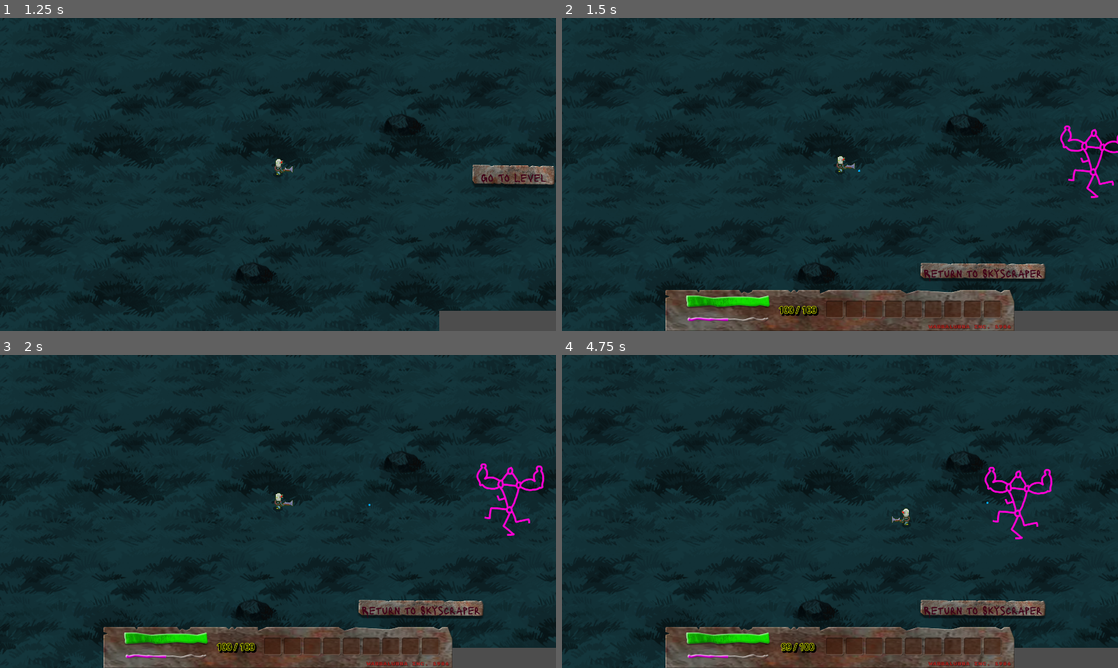
Above: before the commit, frames 1-4 (two rows, left to right).
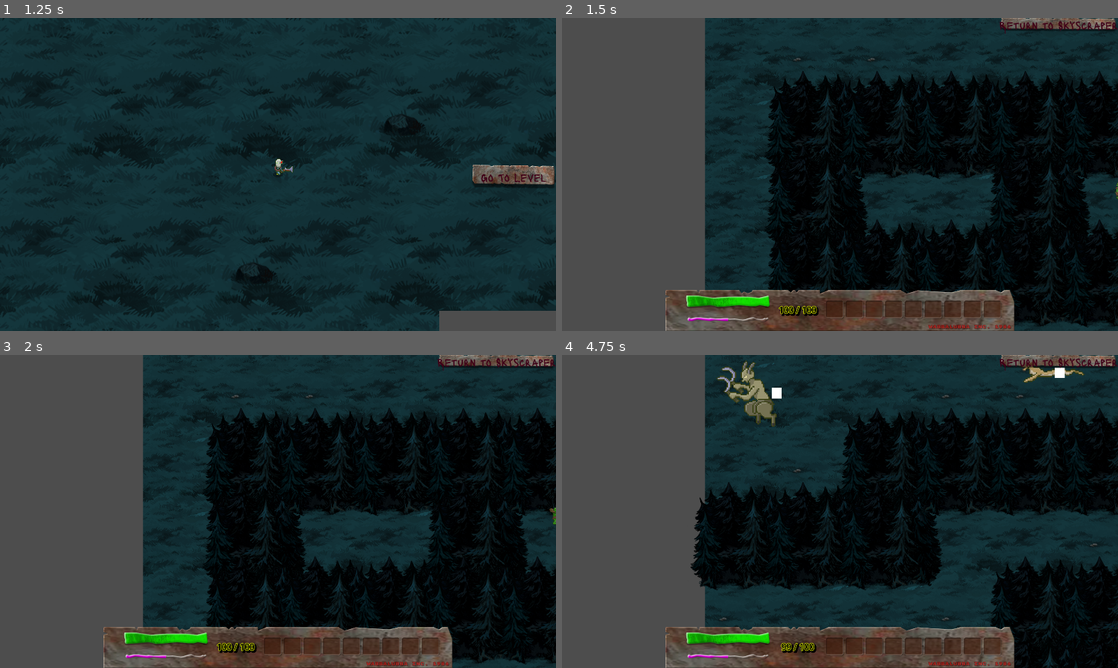
Above: after the commit, the same moments.

Repository: 100-Devs-1-Game/WildJamProject
Game: Godot game, scene res://main.tscn
The game is run twice, just before and just after one commit, with the same random seed, the same clock (stepped at 60 frames per second) and the same inputs.
Inputs (mouse positions are in pixels of both pictures, inside the frame that each line leads up to):
- Up to frame 1 (1.25 s): click "PLAY" at 0.5 s
- Up to frame 2 (1.5 s): click "Go To Level" at 1.25 s
- Up to frame 3 (2 s): no input
- Up to frame 4 (4.75 s): click "Return to Skyscraper" at 2 s; click "Go To Level" at 2.75 s; tap Enter at 3.5 s; move the mouse to (962, 495) at 3.52 s; hold D (movement_right) 3.53-4.28 s; hold Space (interact) 3.53-4.28 s; move the mouse to (728, 527) at 4.27 s; hold S (movement_down) from 4.28 s (still down); tap Shift (movement_sprint) at 4.35 s

Frame 1 is identical in both runs. In frame 2, 59% of the frame differs, in the area x 0-100%, y 0-100%; in frame 3, 59%; in frame 4, 57%.

Commit message:
Make level scene part of the "rotation"

Diff:
--- a/project/autoloads/scene_manager.tscn
+++ b/project/autoloads/scene_manager.tscn
@@ -4,11 +4,11 @@
 [ext_resource type="PackedScene" uid="uid://4roanyas8j71" path="res://modules/menus/main_menu.tscn" id="2_theb1"]
 [ext_resource type="PackedScene" uid="uid://dkoc5mebfrp4f" path="res://scenes/tower_hub.tscn" id="3_cqtie"]
 [ext_resource type="PackedScene" uid="uid://b5pa0fut3q2ha" path="res://modules/menus/credits.tscn" id="3_mgtr3"]
-[ext_resource type="PackedScene" uid="uid://c1st86pxs1fwe" path="res://scenes/game.tscn" id="4_mgtr3"]
+[ext_resource type="PackedScene" uid="uid://cs7lmwh0o3s0u" path="res://modules/level/level.tscn" id="5_cqtie"]
 
 [node name="SceneManager" type="Node"]
 script = ExtResource("1_bjvek")
 main_menu_scene = ExtResource("2_theb1")
 credits_scene = ExtResource("3_mgtr3")
 hub_scene = ExtResource("3_cqtie")
-game_scene = ExtResource("4_mgtr3")
+game_scene = ExtResource("5_cqtie")
--- a/project/modules/level/level.tscn
+++ b/project/modules/level/level.tscn
@@ -1,7 +1,8 @@
-[gd_scene load_steps=8 format=3 uid="uid://cs7lmwh0o3s0u"]
+[gd_scene load_steps=9 format=3 uid="uid://cs7lmwh0o3s0u"]
 
 [ext_resource type="Script" uid="uid://bdgvj6g6iojvq" path="res://modules/level/level.gd" id="1_lsyog"]
 [ext_resource type="PackedScene" uid="uid://h2lk2e0pam0g" path="res://modules/player/player.tscn" id="2_hetbt"]
+[ext_resource type="PackedScene" uid="uid://4ctkx7p3f50k" path="res://components/debug_scene_change_button.tscn" id="3_es54h"]
 [ext_resource type="TileSet" uid="uid://o8taylafv3nk" path="res://modules/level/terrain_tile_set.tres" id="3_ktxx3"]
 [ext_resource type="PackedScene" uid="uid://6s5vq2qeopxv" path="res://modules/hud/hud.tscn" id="4_hetbt"]
 [ext_resource type="Texture2D" uid="uid://7462qckh0dm0" path="res://assets/tilemap/dark_forest/forest_border.png" id="4_ktxx3"]
@@ -30,3 +31,16 @@
 tile_set = SubResource("TileSet_m45tf")
 
 [node name="Hud" parent="." instance=ExtResource("4_hetbt")]
+
+[node name="CanvasLayer" type="CanvasLayer" parent="."]
+
+[node name="DebugSceneChangeButton" parent="CanvasLayer" instance=ExtResource("3_es54h")]
+anchors_preset = 1
+anchor_left = 1.0
+anchor_bottom = 0.0
+offset_left = -410.0
+offset_bottom = 48.0
+grow_horizontal = 0
+grow_vertical = 1
+text = "Return to Skyscraper"
+targetScene = 1
